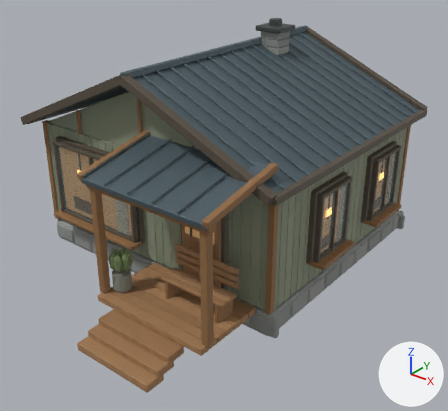
Before and after pictures for a commit that changed the glTF model apps/web/public/assets/optimized/Lake_Cabin_Sage.glb.
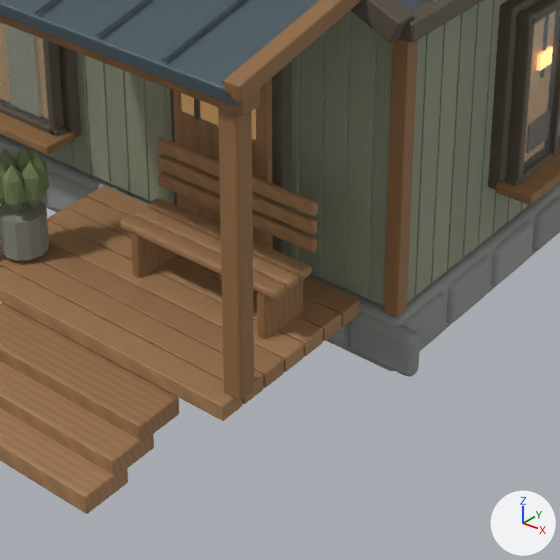
Each version appears first whole from a 50 mm camera at (8.94, -11.39, 7.84) aimed at (0.8, -1.21, 1.53), and next in a close-up on the part from 25% to 75% of the width and 46% to 100% of the height. Lighting does not change. The marker at lower right points along +X, +Y and +Z. The older version's two pictures come first. Vertices at exactly the same position are counted once.

Names of what the first close-up shows: 'Cabin_Sage'.
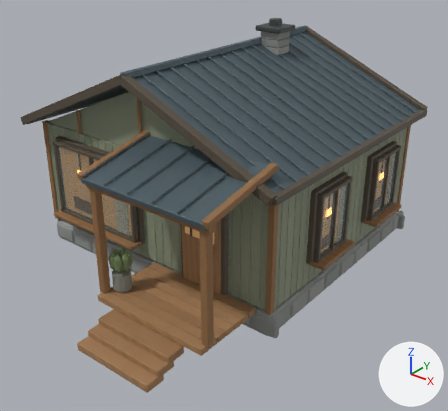
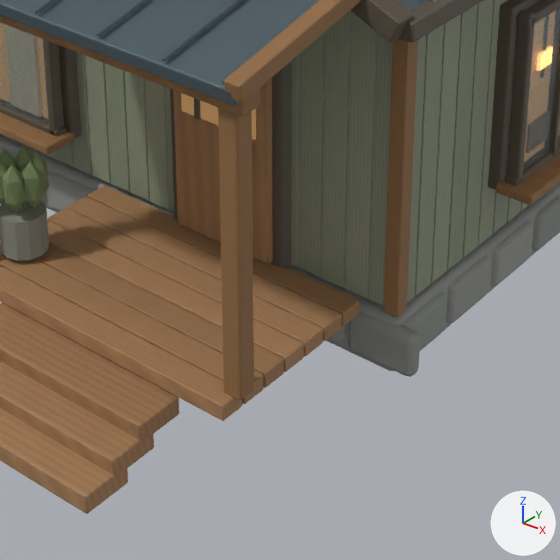
Where the newer file only moved an object's origin or applied its transform, the numbers keep the older frame.

What changed in the scene script:
```text
Change me_cube_505:
    used by ob_cabin_sage; location = (2.54, 2.94, 0.28)
    remove me_cube_505.from_pydata(...)  # 18187 vertices, 35052 faces; spans x -6.3..1.22, y -8.58..0.43, z -0.28..5.09
    add me_cube_505.from_pydata(...)  # 17739 vertices, 34188 faces; spans x -6.3..1.22, y -8.58..0.43, z -0.28..5.09
    me_cube_505 part 1: 8 loose pieces with 448 vertices, spanning x -1.24..0.36, y -6.84..-6.32, z 0.3..1.38, are deleted
    other edits to the shape of me_cube_505 do not show in these pictures
```

What differs and where, as boxes [x1, y1, x2, y2] in the close-ups (560 x 560 px):
part 1 of me_cube_505, deleted: before [120, 138, 318, 339]
